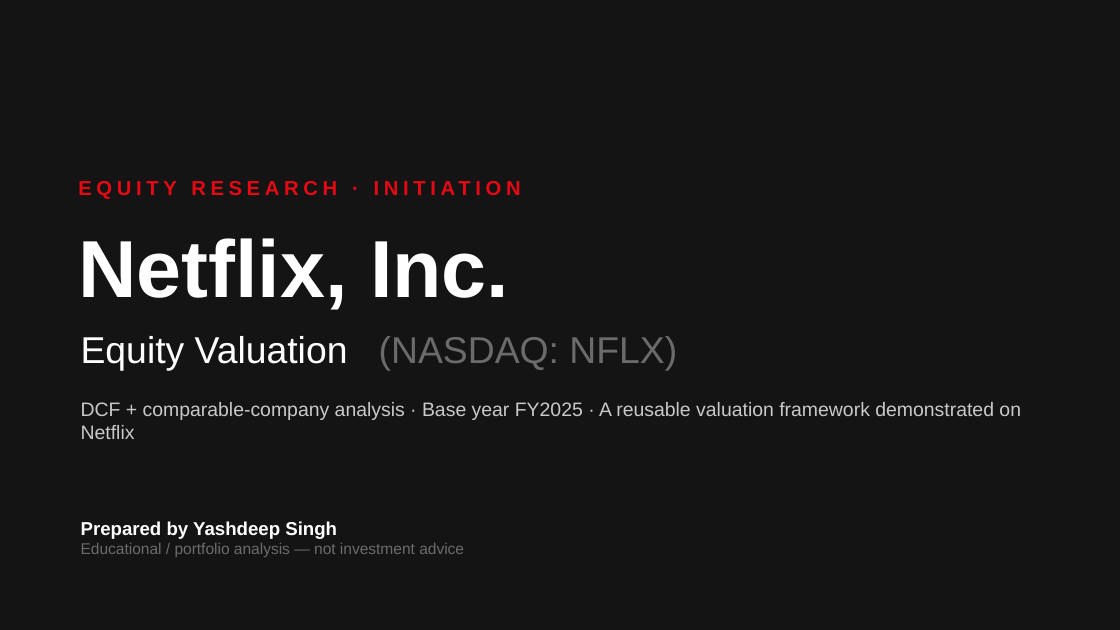
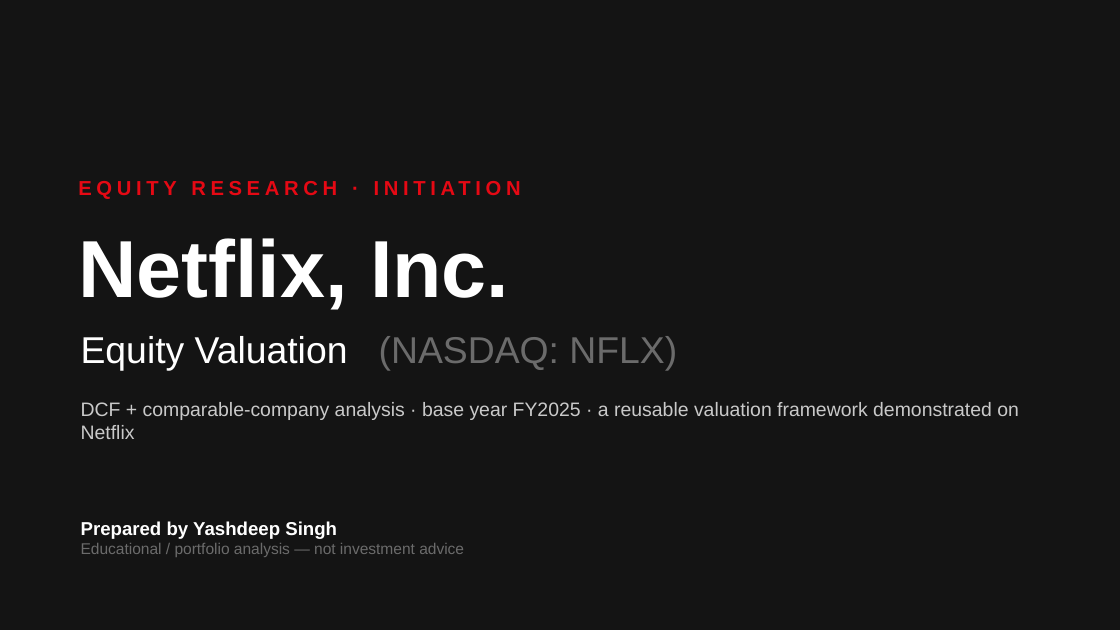
Before and after one commit to Yash5204/equity-valuation-framework, a slide deck: slide 1 of outputs/NFLX_Investment_Pitch.pptx. Drawn at 1120x630 pixels with LibreOffice and Linux fonts; fonts in the diff are those of the drawing. Boxes give left, top, right and bottom in pixels: in the first picture for what was removed or moved away, otherwise in the second. Text is boxed around its words. In the diff, an @@ line names an element or a change of style, - is before the commit and + after.

```diff
--- a/outputs/NFLX_Investment_Pitch.pptx
+++ b/outputs/NFLX_Investment_Pitch.pptx
@@ text at box(81, 402, 1019, 439): text changed @@
-DCF + comparable-company analysis · Base year FY2025 · A reusable valuation framework demonstrated on Netflix
+DCF + comparable-company analysis · base year FY2025 · a reusable valuation framework demonstrated on Netflix
```
Also in this commit, not shown: 5 other slides changed, 6 other files.
